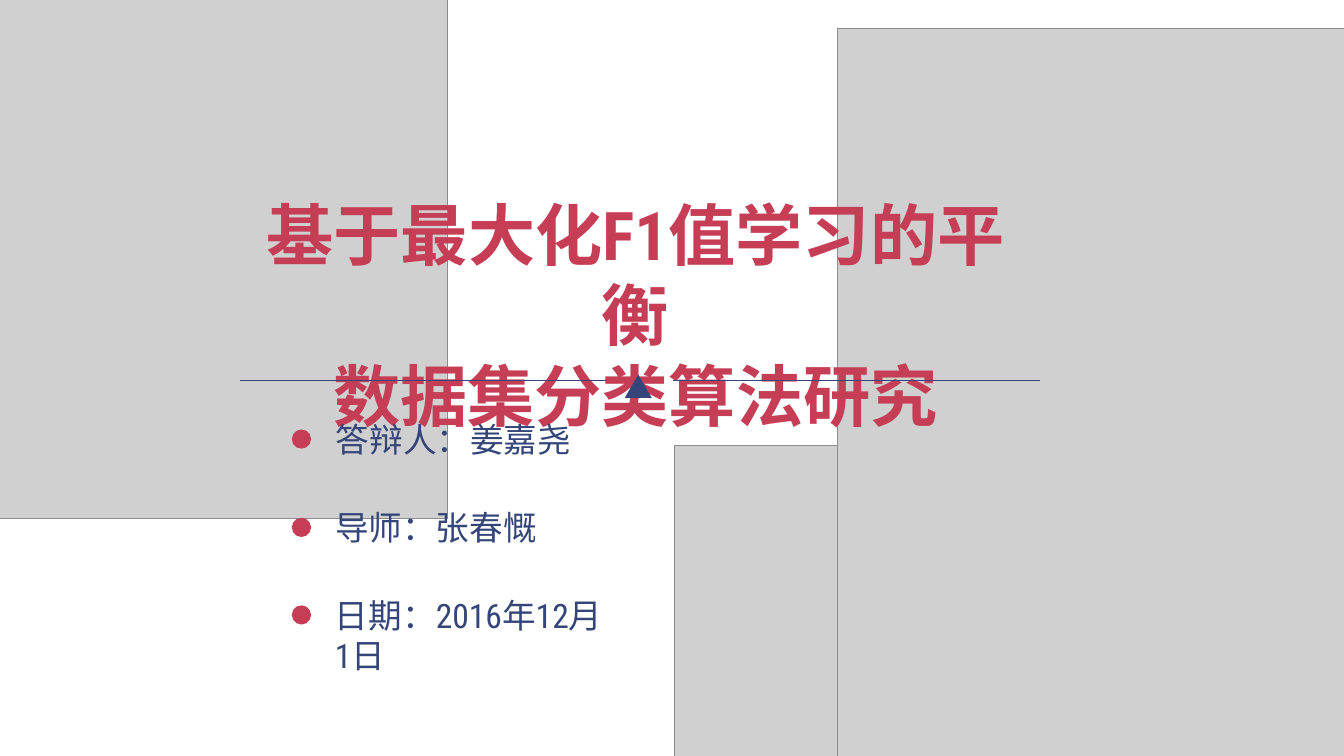
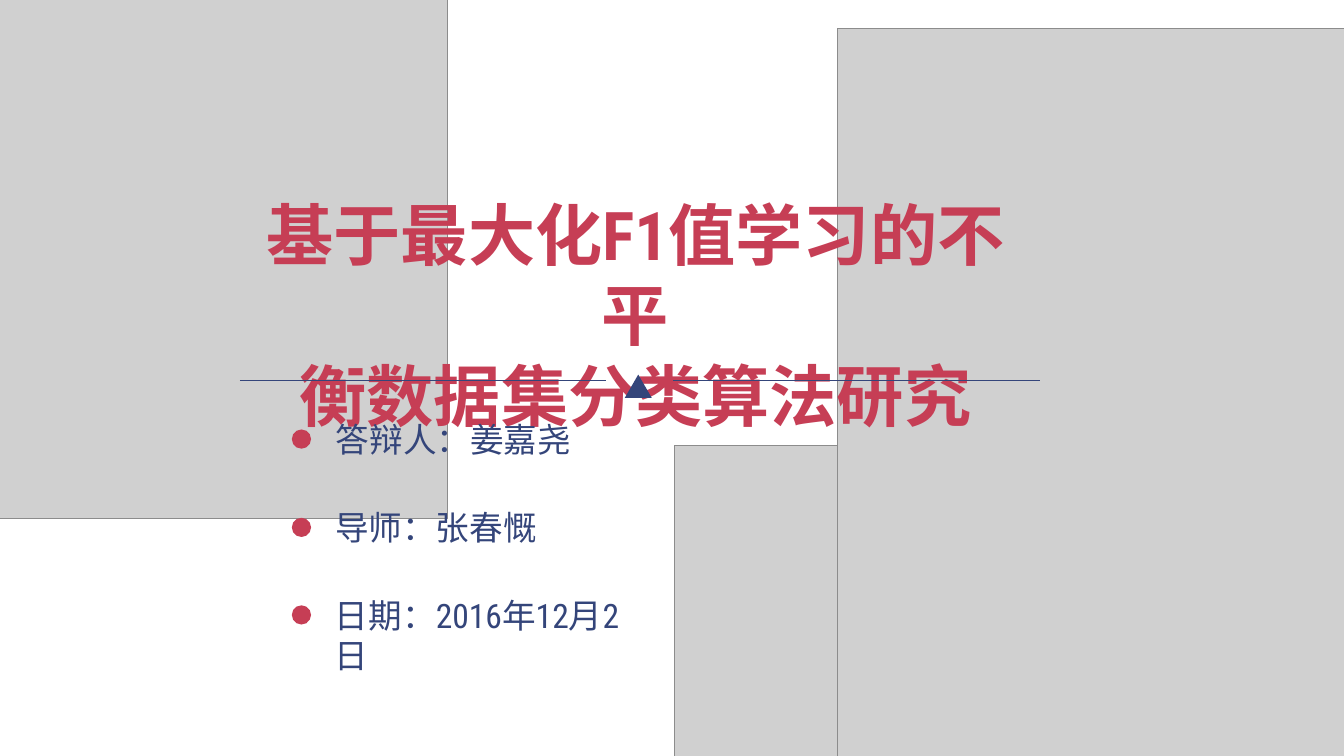
Before and after one commit to 616905919/Graduation-Project, a slide deck: slide 1 of 答辩ppt.pptx. Drawn at 1344x756 pixels with LibreOffice and Linux fonts; fonts in the diff are those of the drawing; grey boxes stand for pictures; background and template pictures are left out. Boxes give left, top, right and bottom in pixels: in the first picture for what was removed or moved away, otherwise in the second. Text is boxed around its words. In the diff, an @@ line names an element or a change of style, - is before the commit and + after.

```diff
--- a/答辩ppt.pptx
+++ b/答辩ppt.pptx
@@ text at (x1=266, y1=191, x2=1004, y2=437): text changed @@
-基于最大化F1值学习的平衡
-数据集分类算法研究
+基于最大化F1值学习的不平
+衡数据集分类算法研究
@@ text at (x1=335, y1=599, x2=619, y2=631): text changed @@
-日期：2016年12月1日
+日期：2016年12月2日
```
Also in this commit, not shown: 8 other slides changed, 1 other file.
